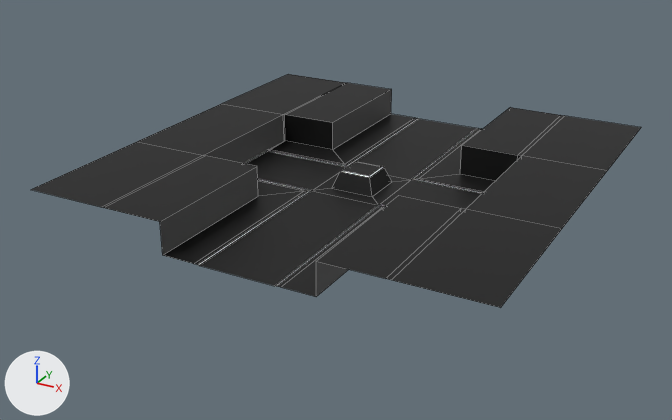
Two versions of the Blender file Assets/05.Models/road.blend, one commit apart.
Camera for both pictures: a 50 mm camera at (88.7, -173.6, 78.9) aimed at (-3.5, -6.0, -4.9). Lighting does not change. The marker at lower left points along +X, +Y and +Z. Mesh edges are drawn as thin lines. The same objects are shown in both versions, whatever each file hides.

Names of what the first picture shows: '2.5 Way With Obj'.
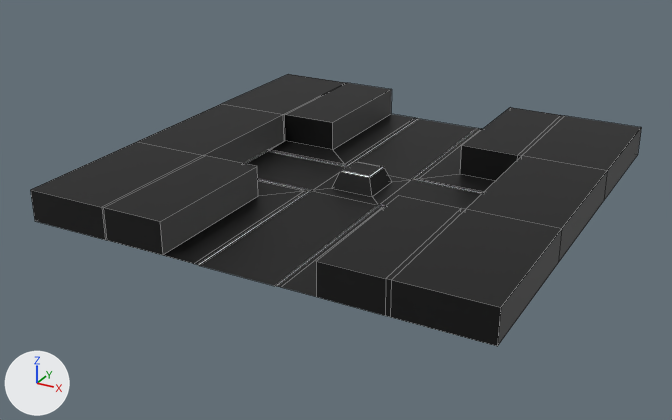
What differs and where, as boxes (x1, y1, x2, y2) in the pictures (672 x 420 px):
'2.5 Way With Obj', reshaped (16% taller)
    before: (31, 74, 641, 308)
    after: (31, 74, 641, 346)
part 1 of me_평면_006, added (black)
    after: (31, 129, 641, 346)

Diff of the bpy script that builds the scene:
```diff
--- a/Assets/05.Models/road.blend.py
+++ b/Assets/05.Models/road.blend.py
@@ me_평면_006 @@
 # used by ob_2_5_way_with_obj; location = (0.0, 0.0, 0.0)
-me_평면_006.from_pydata(...)  # 120 vertices, 93 faces; spans x -50.0..50.0, y -50.0..50.0, z -0.4..6.7
+me_평면_006.from_pydata(...)  # 136 vertices, 111 faces; spans x -50.0..50.0, y -50.0..50.0, z -0.4..6.7
+# me_평면_006 part 1
+# 16 new vertices lie (0.0, 0.0, -7.0) away from vertices in x -50.0..50.0, y -50.0..50.0, z 6.7
+# 18 new faces join them, mat_매테리얼 (black #000000)
 me_평면_006.materials.append(mat_매테리얼)
```
